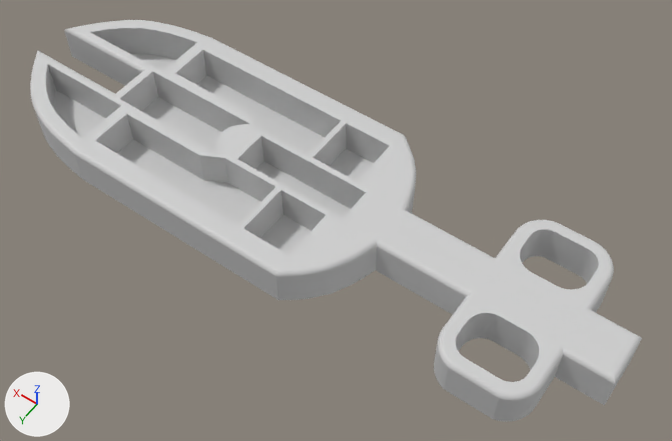
A saved change to the FBX model ENGR302_Group_Project/Assets/ENGR302 ship design.fbx.
Camera for both pictures: a 50 mm camera at (-82.0, 188.0, 344.0) aimed at (74.0, -30.0, 1.0). Arrows for +X, +Y and +Z are at lower left; the lights stay in place. Where no turn or scale is listed for an object, it has been applied to the vertices.

In view in the first picture: 'Body1'.
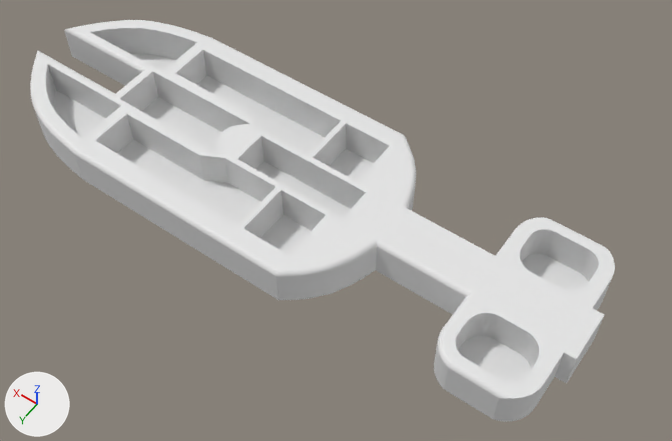
The change in detail:
Material 'Stainless Steel - Polished' (mat_stainless_steel___polished) is new.
Its base color is (0.796, 0.796, 0.796) (white #e7e7e7).
Its roughness is 0.553.
me_body1 is used by ob_body1; location (0.0, 0.0, 0.0).
me_body1 had 1691 vertices, 3386 faces and spanned x -69.0..257.0, y -80.0..20.0, z 0.0..20.0.
me_body1 now has 1408 vertices, 2812 faces and spans x -52.0..257.0, y -80.0..20.0, z 0.0..20.0.
me_body1 part 1: 90 vertices moved from x -69.0..44.0, y -75.0..15.0, z 0.0..20.0 to x -52.0..44.0, y -75.0..15.0, z 0.0..20.0; 426 vertices removed from x -69.0..94.0, y -75.0..15.0, z 0.0..20.0; 143 vertices added at x -52.0..102.0, y -77.0..15.0, z 0.0..20.0.
me_body1 part 2: 2145 faces spanning x -52.0..257.0, y -80.0..20.0, z 0.0..20.0 switch from mat_steel___satin (light grey #d0d0d0) to mat_stainless_steel___polished (white #e7e7e7).

Changed parts and their boxes (x1, y1, x2, y2) in the pictures (672 x 441 px):
'Body1', reshaped: before (30, 20, 642, 422); after (30, 20, 615, 422)
part 1 of me_body1, cut back: before (343, 193, 642, 421); after (300, 125, 615, 421)
part 2 of me_body1, recoloured (grey to white): (30, 20, 501, 419) in both
